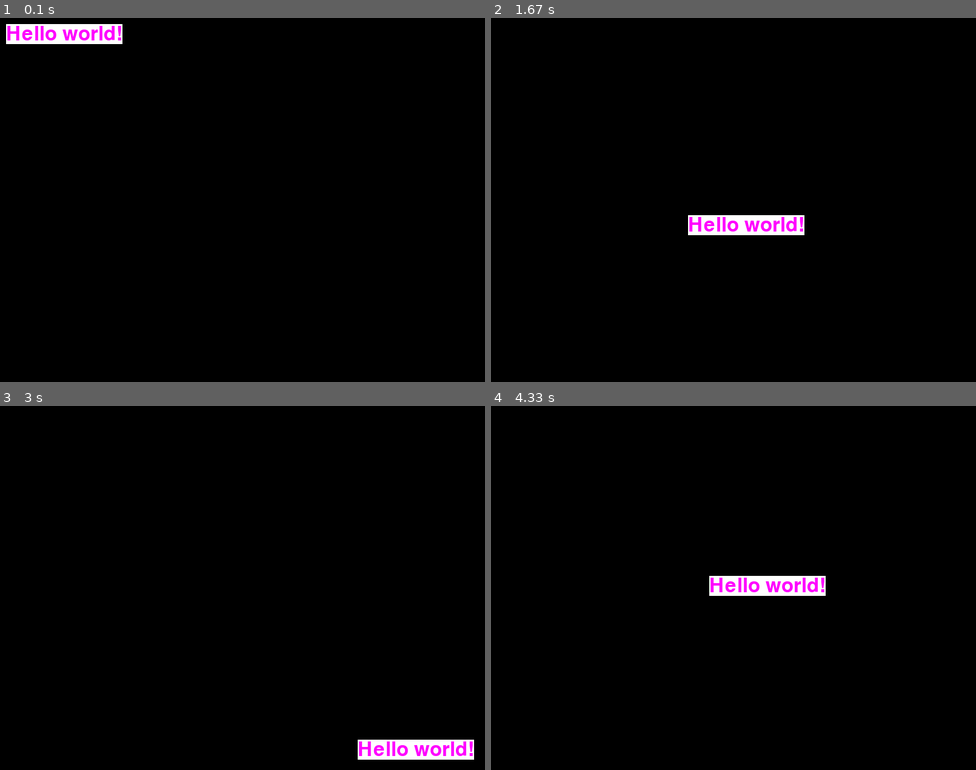
Above: before the commit, frames 1-4 (two rows, left to right).
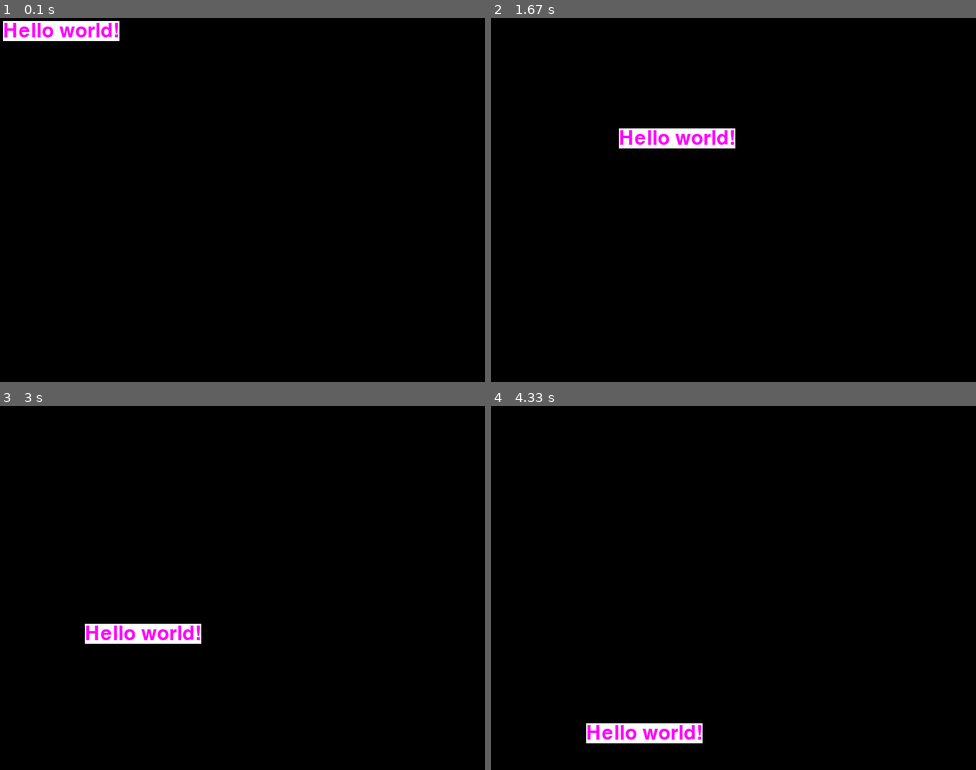
Above: after the commit, the same moments.

Repository: carlosefrias/pygame-learning
Game: pygame game, started from helloworld.py
The game is run twice, just before and just after one commit, with the same random seed, the same clock (stepped at 60 frames per second) and the same inputs.
Inputs (mouse positions are in pixels of both pictures, inside the frame that each line leads up to):
- Up to frame 1 (0.1 s): no input
- Up to frame 2 (1.67 s): click "Hello world!" at 0.38 s; click (782, 280) at 0.72 s; click (912, 327) at 1.05 s; click (617, 127) at 1.38 s
- Up to frame 3 (3 s): click (242, 631) at 1.72 s; click (174, 511) at 2.05 s; click (412, 682) at 2.38 s; click (87, 624) at 2.72 s
- Up to frame 4 (4.33 s): click (592, 518) at 3.05 s; click (617, 653) at 3.38 s; click (908, 671) at 3.72 s; click (588, 722) at 4.05 s

The runs differ from the first frame. In frame 1, 1.1% of the frame differs, in the area x 0-26%, y 0-8%; in frame 2, 2.6%, in the area x 26-65%, y 30-60%; in frame 3, 2.6%; in frame 4, 2.6%.

Commit message:
hello world text following the mouse

Diff:
--- a/helloworld.py
+++ b/helloworld.py
@@ -21,12 +21,11 @@
         if event.type == pygame.QUIT:
             sys.exit()
     screen.fill((0,0,0))
+    mouse_pos = pygame.mouse.get_pos()
+    x, y = mouse_pos
+    if x + hw_size[0] > 800:
+        x = 800 - hw_size[0]
+    if y + hw_size[1] > 600:
+        y = 600 - hw_size[1]
     screen.blit(hw, (x,y))
-
-    x += 5 * direction_x
-    y += 5 * direction_y
-    if x + hw_size[0] > 800 or x <= 0:
-        direction_x *= -1
-    if y + hw_size[1] > 600 or y <= 0:
-        direction_y *= -1
     pygame.display.update()
